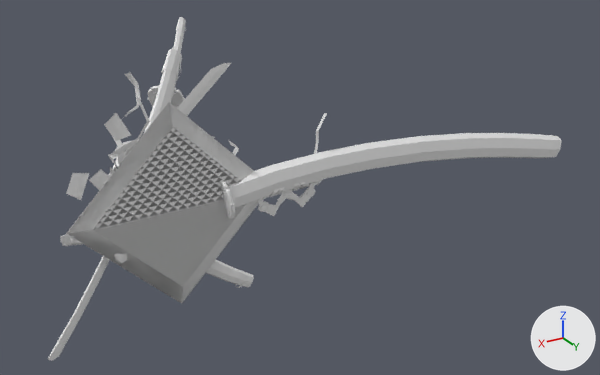
An edit to the OBJ model src/main/resources/assets/last_smith/model/named/odachi/model.obj, drawn before and after from the same camera.
One viewpoint serves both versions: a 50 mm lens placed at (181.0, 456.0, 222.0), pointed at (-123.0, -51.0, -32.0). The axes (+X, +Y, +Z) are drawn at lower right. The lights are the same throughout. The picture after the commit comes second. Where no turn or scale is listed for an object, it has been applied to the vertices. Vertices at exactly the same position are counted once.

Objects in the first picture: 'model'.
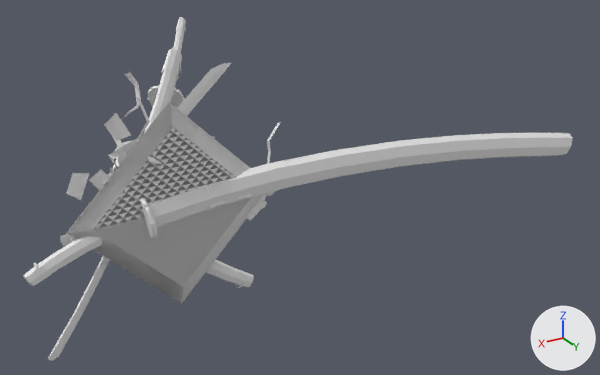
The change, as a diff of the scene's bpy script:
```diff
--- a/src/main/resources/assets/last_smith/model/named/odachi/model.obj.py
+++ b/src/main/resources/assets/last_smith/model/named/odachi/model.obj.py
@@ me_model @@
 # used by ob_model
-me_model.from_pydata(...)  # 4951 vertices, 8598 faces; spans x -347.0..104.0, y -192.0..64.0, z -82.0..85.0
+me_model.from_pydata(...)  # 4951 vertices, 8598 faces; spans x -361.0..104.0, y -192.0..64.0, z -82.0..85.0
+# me_model part 1: the loose piece of 71 vertices spanning x -33.0..44.0, y -3.0..4.0, z -29.0..6.0 is moved by (55.0, 0.0, 0.0)
+# me_model part 2: the loose piece of 631 vertices spanning x -37.0..-30.0, y -15.0..15.0, z -15.0..15.0 is moved by (54.0, 0.0, 0.0)
+# me_model part 3: the loose piece of 6 vertices spanning x 30.0..39.0, y 3.0, z -25.0..-18.0 is moved by (55.0, 0.0, 0.0)
+# me_model part 4: the loose piece of 12 vertices spanning x -96.0..-87.0, y 0.0..7.0, z -4.0..3.0 is moved by (42.0, 0.0, 0.0)
+# me_model part 5: 534 of the vertices in x -347.0..-33.0, y -13.0..11.0, z -33.0..44.0 are scaled about their middle by (1.22, 1, 1), then moved by (20.0, 0.0, 0.0)
+# other edits to the shape of me_model do not show in these pictures
```

Boxes [x1, y1, x2, y2] around the edits, measured in the pictures (600 x 375 px; the box of a moved part takes in the faces that stretch with it):
'model', reshaped (7% wider)
    before: [48, 17, 562, 361]
    after: [24, 17, 573, 361]
part 1 of me_model, moved or reshaped
    before: [114, 253, 127, 263]
    after: [24, 236, 102, 286]
part 2 of me_model, moved or reshaped
    before: [220, 180, 235, 219]
    after: [140, 198, 158, 238]
part 3 of me_model, moved or reshaped (not visible before)
    after: [33, 268, 48, 280]
part 4 of me_model, moved or reshaped
    before: [300, 182, 307, 187]
    after: [245, 194, 254, 199]
part 5 of me_model, moved or reshaped
    before: [228, 113, 562, 216]
    after: [147, 122, 573, 227]
